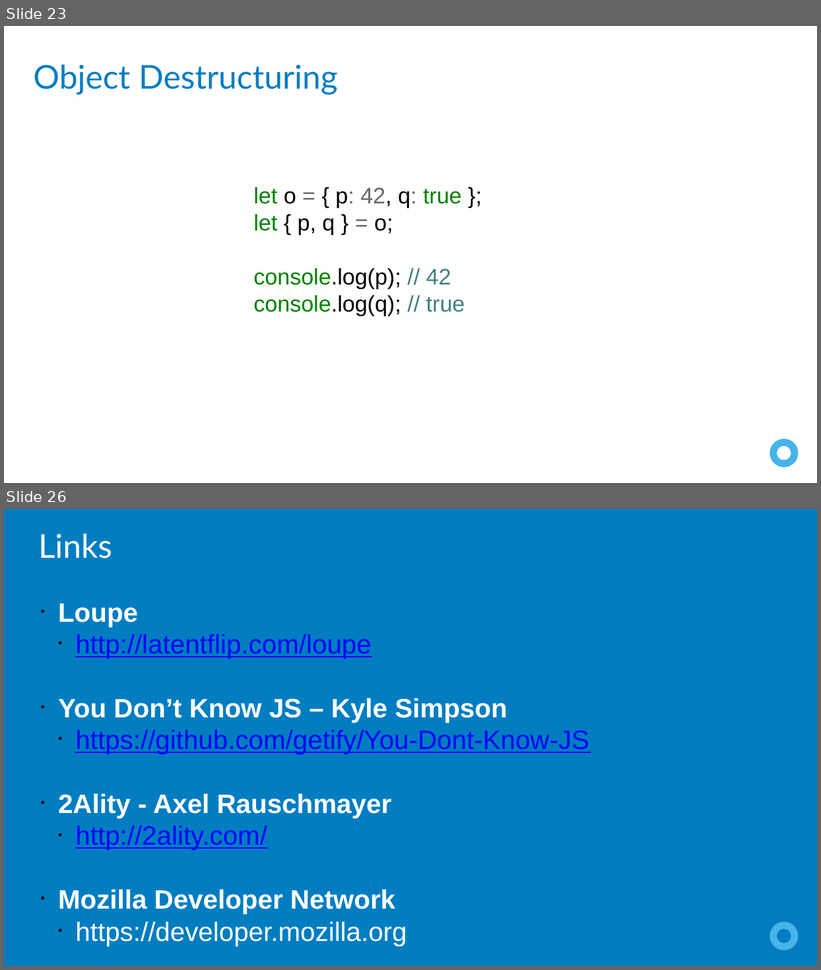
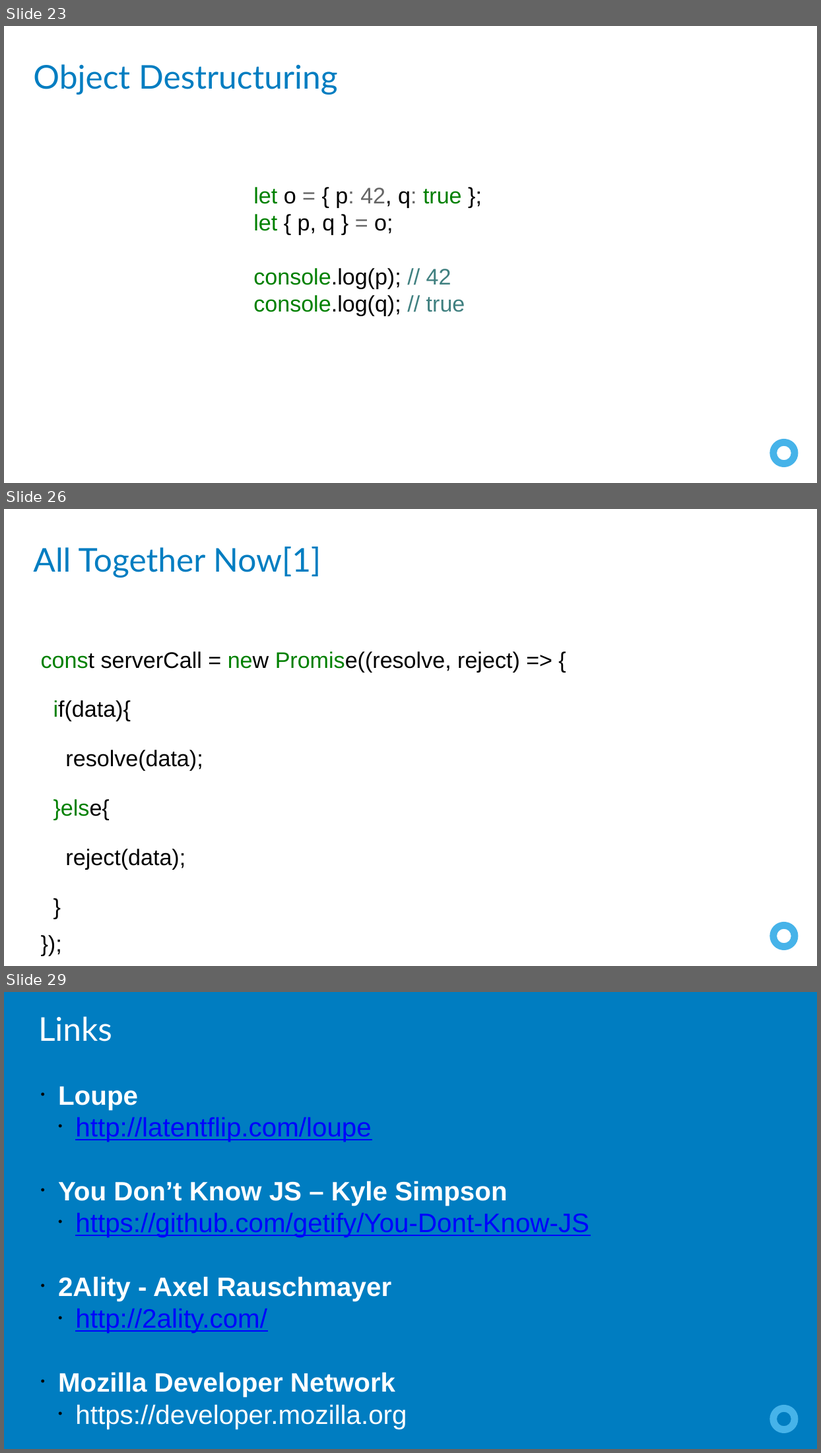
Before and after one commit to leebrandt/Presentations, a slide deck: JavaScriptLevelUp/JavaScriptLevelUp.pptx. Shown one above the other, each under a label of ours: slides 23 and 26 before the commit, slides 23, 26 and 29 after it; the slides between them are not shown. The pictures are 821x970 and 821x1453 pixels, drawn with LibreOffice and Linux fonts; fonts in the diff are those of the drawing. Boxes give left, top, right and bottom in pixels: in the first picture for what was removed or moved away, otherwise in the second. Text is boxed around its words. In the diff, an @@ line names an element or a change of style, - is before the commit and + after.

```diff
--- a/JavaScriptLevelUp/JavaScriptLevelUp.pptx
+++ b/JavaScriptLevelUp/JavaScriptLevelUp.pptx
@@ slide 26 added at box(4, 509, 817, 966), background #FFFFFF; not listed: 1 template element that a slide beside it also shows @@
@@ text added at box(33, 547, 321, 578), 32 pt, text #007DC1 @@
+All Together Now[1]
@@ text added at box(41, 652, 520, 870), 22 pt, text #000000 @@
+const serverCall = new Promise((resolve, reject) => {
+if(data){
+resolve(data);
+}else{
+reject(data);
+}
+});
@@ what was slide 26 is now slide 29 @@
```
Also in this commit, not shown: 2 slides changed, 5 other slides added, 3 slides removed, 2 other files.
